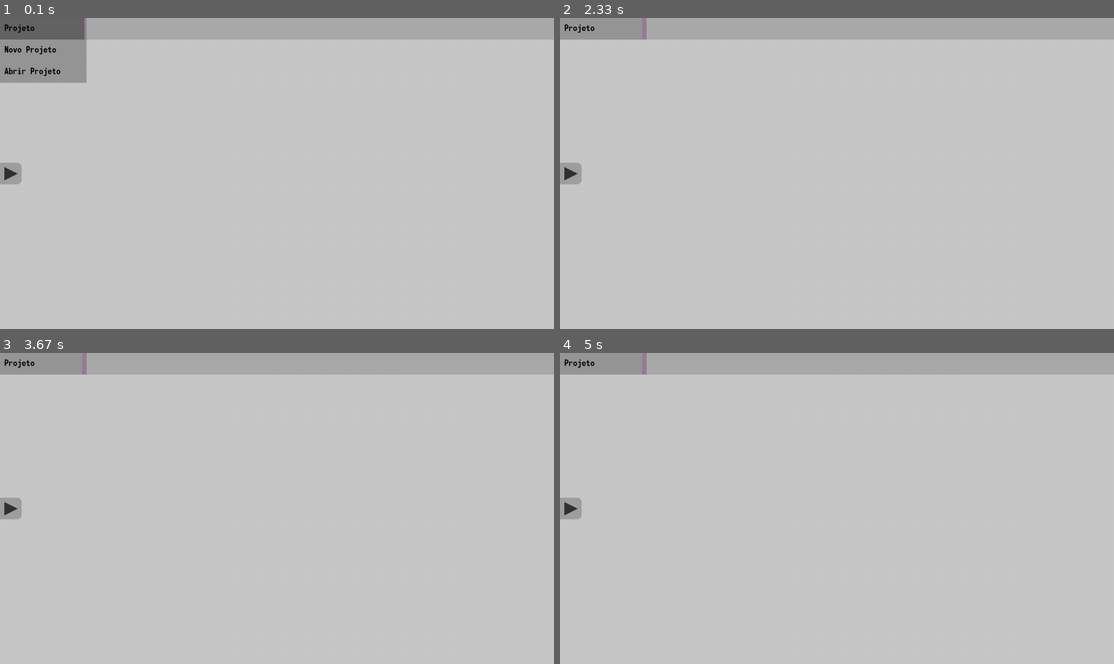
Above: before the commit, frames 1-4 (two rows, left to right).
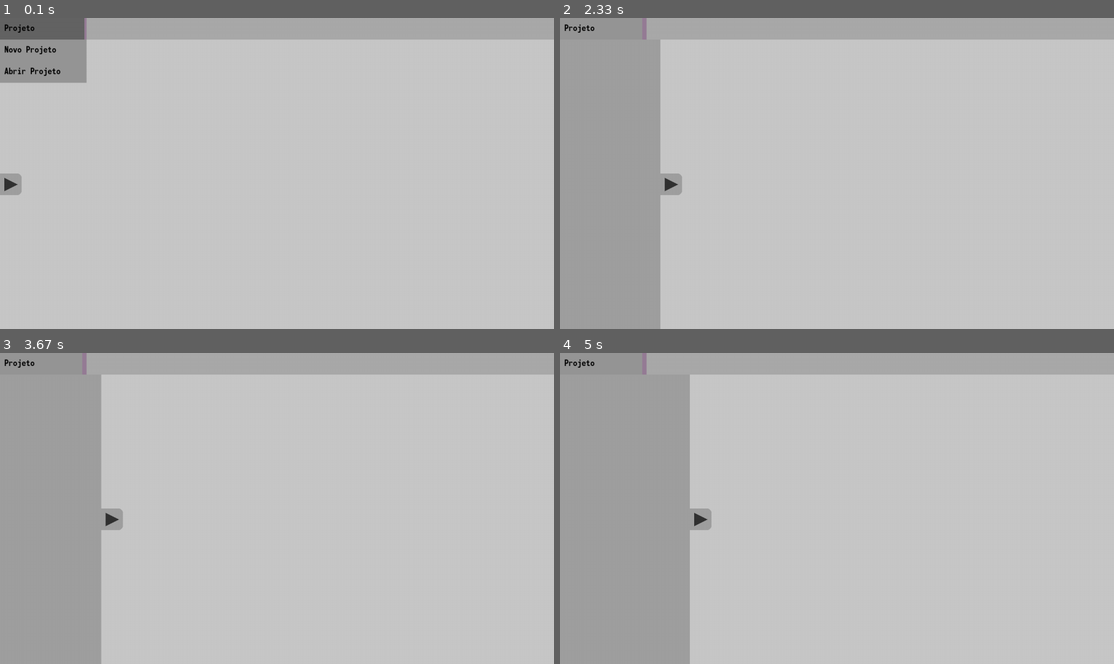
Above: after the commit, the same moments.

Repository: ExtraMobs/PyScratch
Game: pygame game, started from main.py
The game is run twice, just before and just after one commit, with the same random seed, the same clock (stepped at 60 frames per second) and the same inputs.
Inputs (mouse positions are in pixels of both pictures, inside the frame that each line leads up to):
- Up to frame 1 (0.1 s): no input
- Up to frame 2 (2.33 s): press the mouse at (571, 182) at 0.37 s; move the mouse to (709, 223) at 0.47 s; release the mouse at (853, 263) at 0.6 s; click (698, 182) at 0.72 s; press the mouse at (571, 182) at 1.03 s; move the mouse to (654, 207) at 1.13 s; release the mouse at (731, 235) at 1.27 s; press the mouse at (698, 182) at 1.37 s; move the mouse to (742, 201) at 1.47 s; release the mouse at (781, 223) at 1.6 s; press the mouse at (571, 182) at 2.2 s; move the mouse to (776, 195) at 2.3 s
- Up to frame 3 (3.67 s): release the mouse at (426, 542) at 2.43 s; press the mouse at (138, 517) at 2.53 s; move the mouse to (227, 483) at 2.63 s; release the mouse at (310, 446) at 2.77 s; press the mouse at (11, 517) at 2.87 s; move the mouse to (77, 567) at 2.97 s; release the mouse at (149, 614) at 3.1 s; click (138, 517) at 3.22 s; press the mouse at (11, 517) at 3.53 s; move the mouse to (99, 561) at 3.63 s
- Up to frame 4 (5 s): release the mouse at (742, 608) at 3.77 s; press the mouse at (604, 362) at 3.87 s; move the mouse to (620, 377) at 3.97 s; release the mouse at (643, 393) at 4.1 s; press the mouse at (604, 405) at 4.2 s; move the mouse to (626, 508) at 4.3 s; release the mouse at (643, 611) at 4.43 s

The runs differ from the first frame. In frame 1, 0.3% of the frame differs, in the area x 0-4%, y 46-57%; in frame 2, 17%; in frame 3, 17%; in frame 4, 22%, in the area x 0-28%, y 6-100%.

Commit message:
'LateralBar' part 2 - final
Animação e configuração de velocidade implementadas, a dependência de um objeto de botão pra ser o marcador foi necessária.

Diff:
--- a/gameengine/core/program.py
+++ b/gameengine/core/program.py
@@ -18,8 +18,12 @@
     clock: pygame.Clock
 
     def __init__(self, target_framerate: int) -> None:
-        self.set_framerate(target_framerate)
-        self.delta = 1 / target_framerate
+        self.set_framerate(
+            pygame.display.get_current_refresh_rate()
+            if target_framerate is None
+            else target_framerate
+        )
+        self.delta = 1 / self.target_framerate
         self.clock = pygame.time.Clock()
 
     def set_framerate(self, new_framerate: int) -> None:
@@ -49,7 +53,7 @@
     scene: Scene
 
     def __init__(
-        self, window: Window, display: Display = None, framerate: int = 30
+        self, window: Window, display: Display = None, framerate: int = None
     ) -> None:
         self.request_quit = False
         Node.program = self
--- a/lateralbar.py
+++ b/lateralbar.py
@@ -1,4 +1,6 @@
 import enum
+
+import pygame
 
 from gameengine import resources
 from gameengine.nodes.graphicnode import GraphicNode
@@ -11,9 +13,15 @@
     def update(self):
         self.rect.x = self.parent.rect.right
         self.rect.centery = self.parent.rect.centery
+
+        mouse_device = self.program.devices.mouse
+        if self.rect.collidepoint(mouse_device.pos):
+            if mouse_device.get_pressed_in_frame(pygame.BUTTON_LEFT):
+                self.parent.start_movement()
+
         super().update()
 
-    def draw(self, surface=None):
+    def draw(self, _=None):
         super().draw(self.parent.parent.surface)
 
 
@@ -21,16 +29,67 @@
     RIGHT = enum.auto()
     LEFT = enum.auto()
 
+    default_speed = 1000
+    speed = 0
+    opened = False
+
     def __init__(self, size, button):
         super().__init__(resources.surface.new(size))
         self.orientation = self.LEFT
 
         self.add_children(button)
 
+    def __check_off_the_lateral(self):
+        if self.orientation == self.LEFT:
+            return self.rect.x >= 0
+        elif self.orientation == self.RIGHT:
+            return self.rect.right <= self.parent.rect.width
+
+    def __check_off_the_screen(self):
+        if self.orientation == self.LEFT:
+            return self.rect.right <= 0
+        elif self.orientation == self.RIGHT:
+            return self.rect.x >= self.parent.rect.width
+
     def update(self):
-        if self.orientation == self.LEFT:
-            self.rect.x = -self.rect.width
-        elif self.orientation == self.RIGHT:
-            self.rect.x = self.program.display.width
+        if self.in_movement:
+            self.rect.x += self.speed * self.program.time.delta
+            if (self.opened and self.__check_off_the_screen()) or (
+                not self.opened and self.__check_off_the_lateral()
+            ):
+                self.stop_movement()
+        if not self.in_movement:
+            if self.orientation == self.LEFT:
+                if self.opened:
+                    self.rect.x = 0
+                else:
+                    self.rect.x = -self.rect.width
+            elif self.orientation == self.RIGHT:
+                if self.opened:
+                    self.rect.x = self.program.display.width
+                else:
+                    self.rect.right = self.parent.rect.width
+        super().update()
 
-        super().update()
+    def start_movement(self):
+        self.in_movement = True
+
+    def stop_movement(self):
+        self.in_movement = False
+        self.opened = not self.opened
+
+    @property
+    def in_movement(self):
+        return self.speed != 0
+
+    @in_movement.setter
+    def in_movement(self, value):
+        if value:
+            if self.orientation == self.LEFT:
+                self.speed = self.default_speed
+            elif self.orientation == self.RIGHT:
+                self.speed = -self.default_speed
+            if self.opened:
+                self.speed *= -1
+        else:
+            self.speed = 0
--- a/menubar.py
+++ b/menubar.py
@@ -2,7 +2,6 @@
 
 from gameengine import resources
 from gameengine.nodes.graphicnode import GraphicNode
-from gameengine.nodes.node import Node
 
 
 class MenuBarOption(GraphicNode):
--- a/scenes/mainscene.py
+++ b/scenes/mainscene.py
@@ -14,9 +14,7 @@
 
     def __init__(self) -> None:
         self.menubar = MainMenuBar()
-        self.lateral_bar = LateralBar(
-            (300, self.program.display.height), MainLateralBarButton()
-        )
+        self.lateral_bar = MainLateralBar(self.menubar)
         super().__init__(self.lateral_bar, self.menubar)
 
 
@@ -45,10 +43,15 @@
 
 
 class MainLateralBar(LateralBar):
-    def __init__(self):
-        menubar = self.program.scene.ui.menubar
-        super().__init__((300, self.program.display.height - menubar.rect.height))
+    def __init__(self, menubar):
+        super().__init__(
+            (300, self.program.display.height - menubar.rect.height),
+            MainLateralBarButton(),
+        )
         self.rect.y = menubar.rect.bottom
+        self.surface.fill((160, 160, 160))
+
+        self.default_speed = 2000
 
     def update(self):
         super().update()
